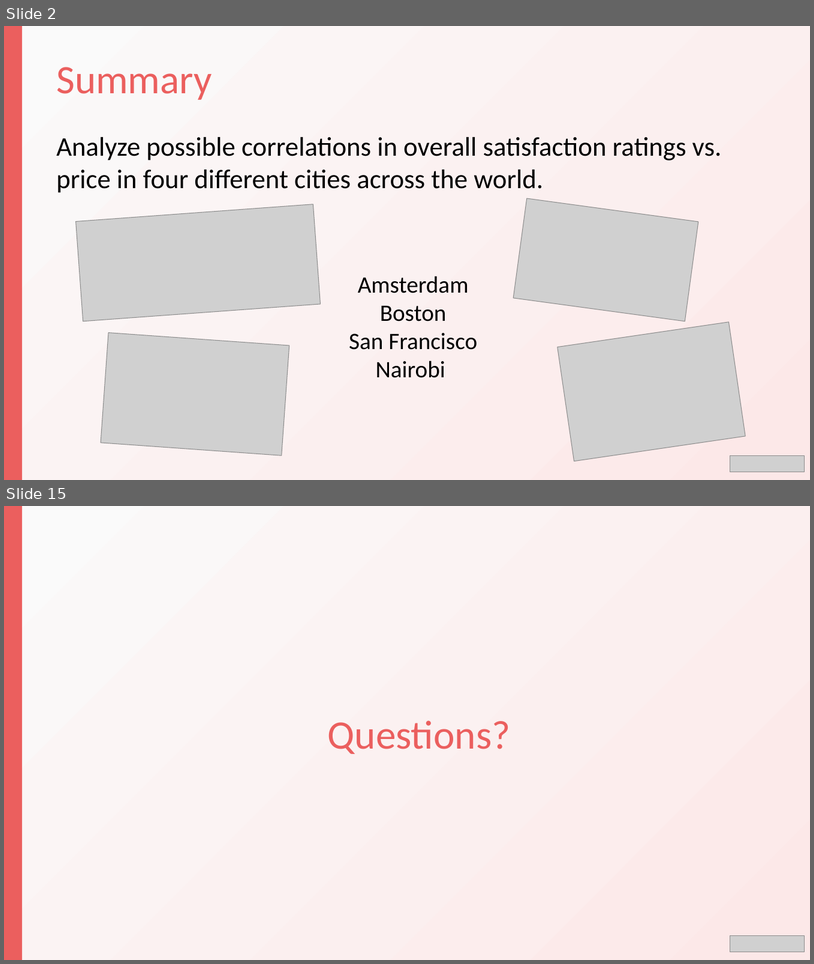
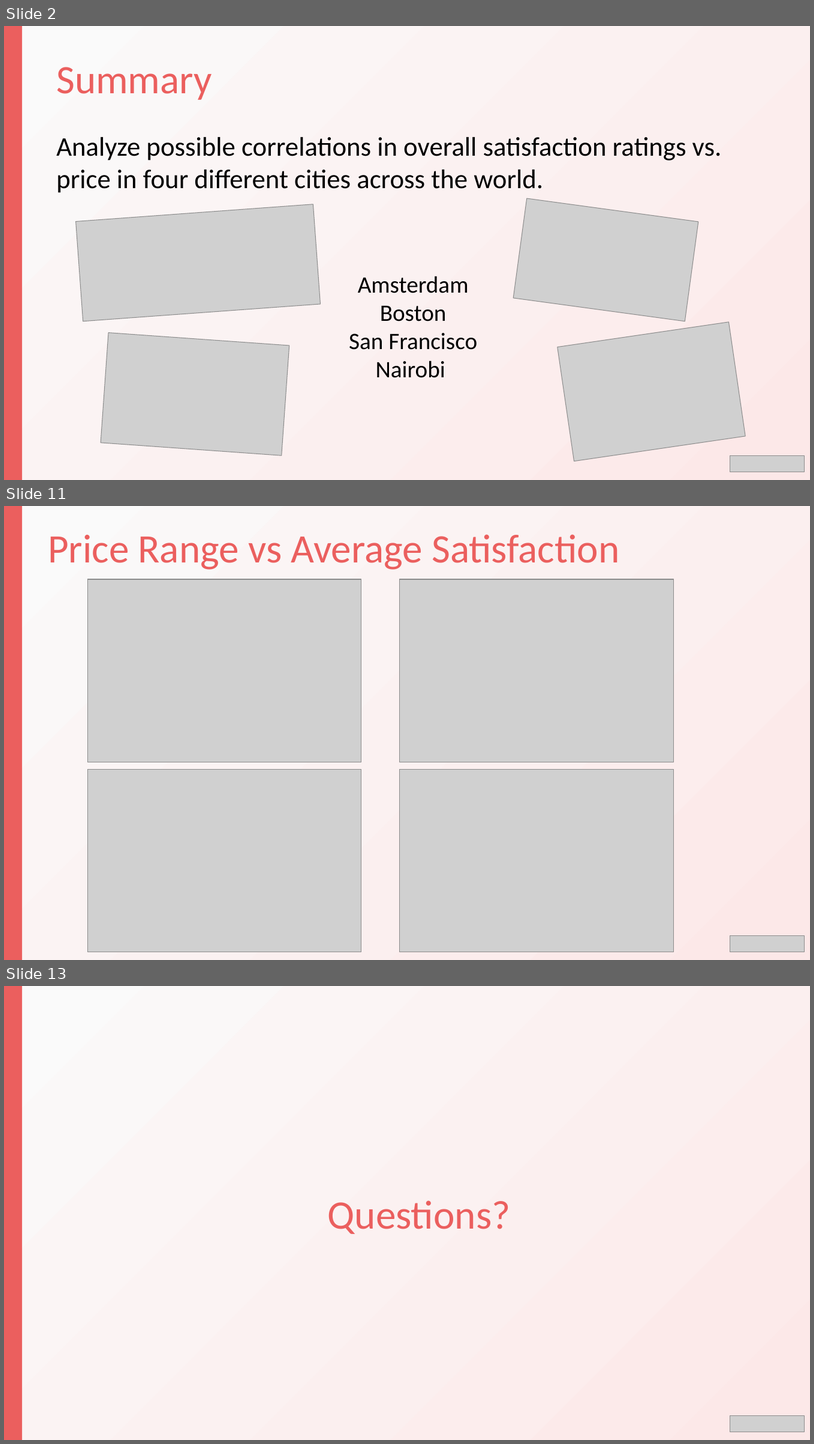
Before and after one commit to RoseMurugi/Airbnb-Analytics, a slide deck: Final Project/airbnb.pptx. Shown one above the other, each under a label of ours: slides 2 and 15 before the commit, slides 2, 11 and 13 after it; the slides between them are not shown. The pictures are 814x964 and 814x1444 pixels, drawn with LibreOffice and Linux fonts; fonts in the diff are those of the drawing; grey boxes stand for pictures. Boxes give left, top, right and bottom in pixels: in the first picture for what was removed or moved away, otherwise in the second. Text is boxed around its words. In the diff, an @@ line names an element or a change of style, - is before the commit and + after.

```diff
--- a/Final Project/airbnb.pptx
+++ b/Final Project/airbnb.pptx
@@ slide 11 added at bbox=[4, 506, 810, 960], background gradient #FAFAFA to #FCE8E8 to #E4E4E4 @@
@@ rectangle added at bbox=[4, 506, 22, 960], fill #EB5F5E @@
@@ text added at bbox=[48, 534, 620, 570], 48 pt, text #EB5F5E @@
+Price Range vs Average Satisfaction
@@ picture added at bbox=[87, 579, 362, 762] @@
@@ picture added at bbox=[400, 579, 674, 762] @@
@@ picture added at bbox=[87, 769, 362, 952] @@
@@ picture added at bbox=[400, 769, 674, 952] @@
@@ picture added at bbox=[731, 936, 805, 952] @@
@@ what was slide 15 is now slide 13 @@
```
Also in this commit, not shown: 4 slides changed, 5 other slides added, 8 slides removed.
